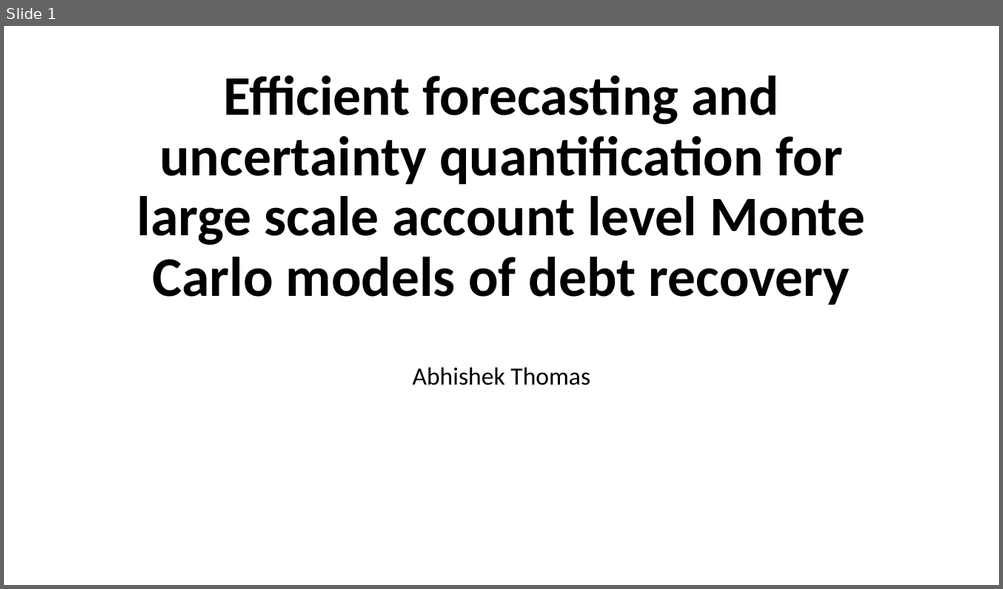
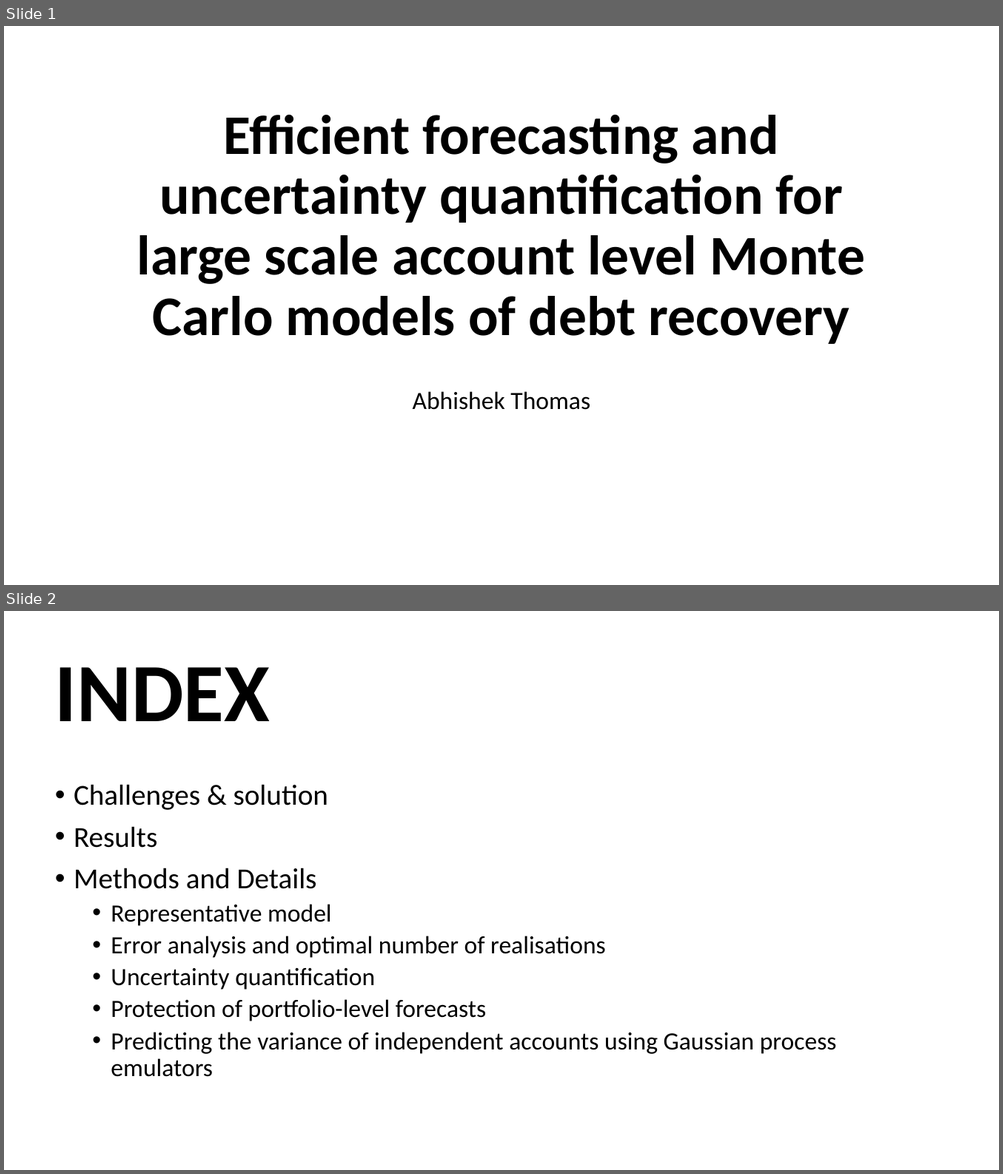
Before and after one commit to dcrey7/Interview-hackathons-assignment, a slide deck: Efficient forecasting and uncertainty quantification for large scale.pptx. Shown one above the other, each under a label of ours: slide 1 before the commit, slides 1 and 2 after it. The pictures are 1003x589 and 1003x1174 pixels, drawn with LibreOffice and Linux fonts; fonts in the diff are those of the drawing. Boxes give left, top, right and bottom in pixels: in the first picture for what was removed or moved away, otherwise in the second. Text is boxed around its words. In the diff, an @@ line names an element or a change of style, - is before the commit and + after.

```diff
--- a/Efficient forecasting and uncertainty quantification for large scale.pptx
+++ b/Efficient forecasting and uncertainty quantification for large scale.pptx
@@ slide 2 added at [4,611,999,1170], background #FFFFFF @@
@@ text added at [55,667,270,721], 80 pt, text #000000, bold @@
+INDEX
@@ text added at [74,784,836,1077], 24 pt, text #000000 @@
+• Challenges & solution
+• Results
+• Methods and Details
+  • Representative model
+  • Error analysis and optimal number of realisations
+  • Uncertainty quantification
+  • Protection of portfolio-level forecasts
+  • Predicting the variance of independent accounts using Gaussian process emulators
@@ slide 1 changed as well @@
@@ title "Efficient forecasting and uncertainty quantification ...": place and size @@
-title "Efficient forecasting and uncertainty quantification ..." at [137,76,865,305]
+title "Efficient forecasting and uncertainty quantification ..." at [137,115,865,344]
@@ subtitle "Abhishek Thomas": place and size @@
-subtitle "Abhishek Thomas" at [412,367,590,386]
+subtitle "Abhishek Thomas" at [412,392,590,410]
```
Also in this commit, not shown: 1 other slide changed, 11 other slides added, 3 slides removed.
